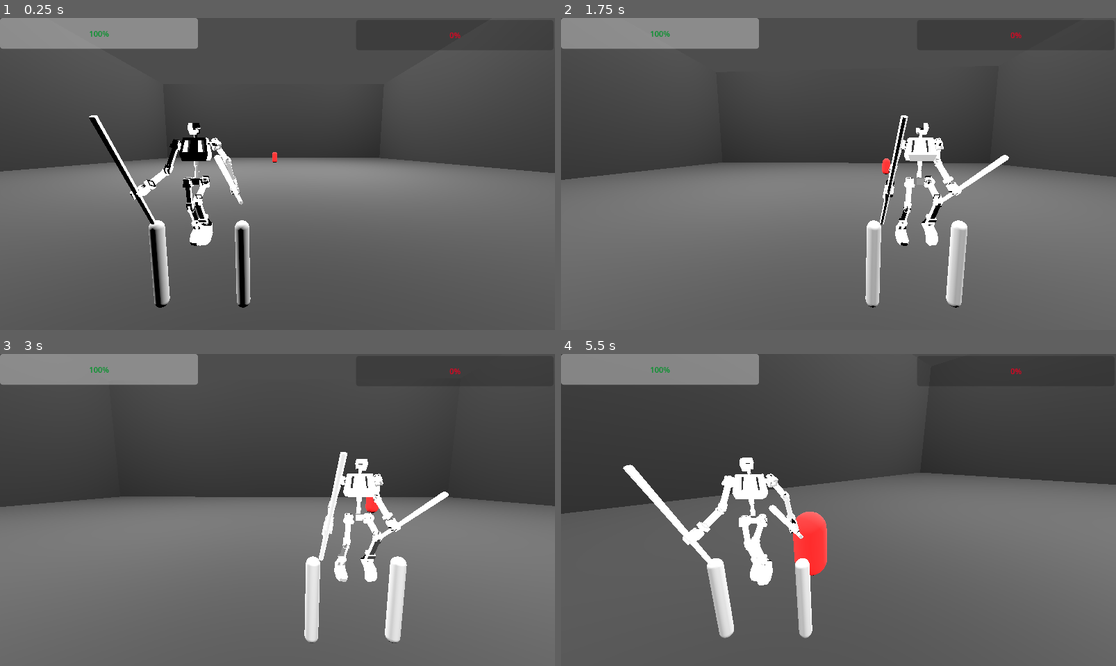
Above: before the commit, frames 1-4 (two rows, left to right).
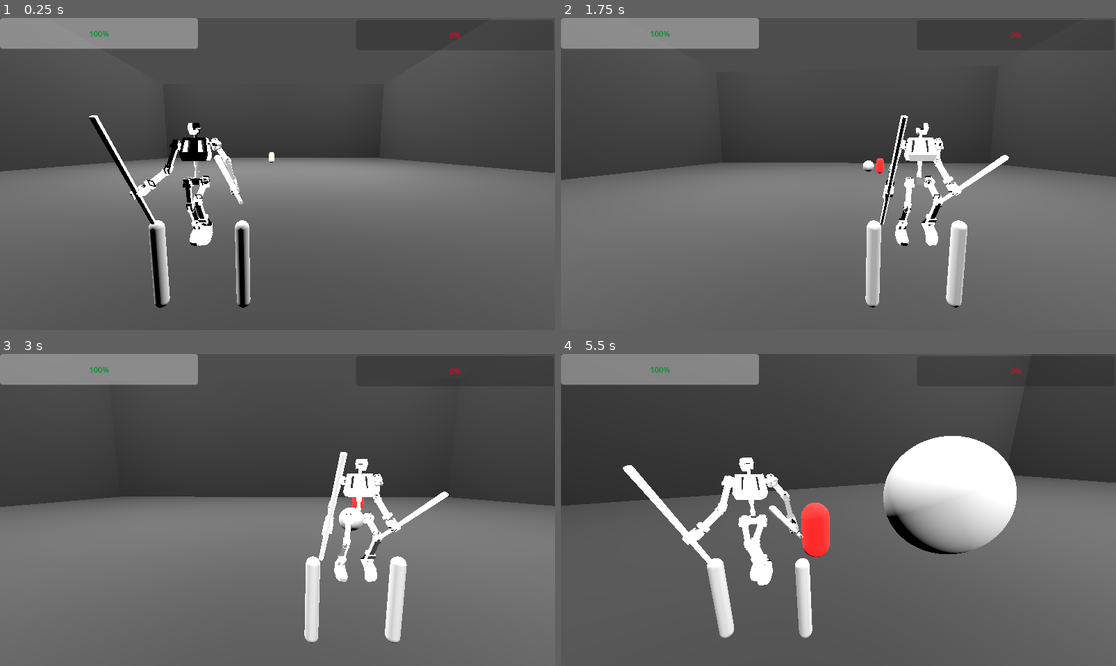
Above: after the commit, the same moments.

Repository: SKeppinger/brickbot-beatdown
Game: Godot game, scene res://demo/demo_arena.tscn
The game is run twice, just before and just after one commit, with the same random seed, the same clock (stepped at 60 frames per second) and the same inputs.
Inputs (mouse positions are in pixels of both pictures, inside the frame that each line leads up to):
- Up to frame 1 (0.25 s): no input
- Up to frame 2 (1.75 s): move the mouse to (866, 174) at 0.52 s; hold W (move_forward) from 0.53 s (still down); tap X (change_shoulder) at 0.6 s; tap Space (jump) at 0.77, 1.52 s; move the mouse to (810, 174) at 1.27 s; click (810, 174) at 1.35 s
- Up to frame 3 (3 s): keep holding W (move_forward); move the mouse to (288, 503) at 2.02 s; hold Right mouse button (right_ability) 2.03-2.78 s; move the mouse to (271, 516) at 2.77 s; tap Shift (special_ability) at 2.85 s
- Up to frame 4 (5.5 s): keep holding W (move_forward); tap Space (jump) at 3.02, 3.77, 4.52 s; move the mouse to (877, 513) at 3.52 s; hold Ctrl (sprint) 3.53-4.28 s; move the mouse to (794, 506) at 4.27 s; tap C (target_lock) at 4.35 s; move the mouse to (844, 510) at 5.02 s; tap X (change_shoulder) at 5.1 s

The runs differ from the first frame. In frame 1, less than 0.1% of the frame differs, in the area x 48-50%, y 42-47%; in frame 2, 0.2%; in frame 3, 0.3%; in frame 4, 8.4%, in the area x 0-100%, y 26-92%.

Commit message:
They shoot now
the enemy shoots at you

Diff:
--- a/demo/demo_arena.tscn
+++ b/demo/demo_arena.tscn
@@ -4,6 +4,7 @@
 [ext_resource type="PackedScene" uid="uid://c3q74ciu2y4rc" path="res://demo/Interface/interface.tscn" id="1_igoa8"]
 [ext_resource type="PackedScene" uid="uid://bwi5vwavkqhot" path="res://demo/enemy.tscn" id="2_igoa8"]
 [ext_resource type="Script" uid="uid://cfwda0euuja1g" path="res://demo/player_health.gd" id="2_mj8rb"]
+[ext_resource type="PackedScene" uid="uid://bhb5nn2c51h61" path="res://demo/demo_enemy_projectile.tscn" id="5_apafh"]
 
 [sub_resource type="Theme" id="Theme_apafh"]
 
@@ -170,3 +171,4 @@
 [node name="Enemy" parent="." unique_id=783461347 node_paths=PackedStringArray("player") instance=ExtResource("2_igoa8")]
 transform = Transform3D(1, 0, 0, 0, 1, 0, 0, 0, 1, 0, 1.2, -10)
 player = NodePath("../Player")
+projectile = ExtResource("5_apafh")
--- a/demo/demo_enemy.gd
+++ b/demo/demo_enemy.gd
@@ -3,24 +3,32 @@
 
 @onready var normal_mesh = $NormalMesh
 @onready var hurt_mesh = $HurtMesh
-
+#this means every enemy requires player to be assigned in the editor, find a better solution
 @export var player: Player
 @export var max_hp = 10
+@export var projectile: PackedScene
+
+
 
 const SPEED = 2.5
 const GRAVITY = -30.0
 const HURT_DURATION = 0.25
+#I have COPIED this code and I DO NOT understand it.
+## The pivot for rotation
+@onready var pivot = $Pivot
+## The projectile spawn point
+@onready var proj_spawn = $Pivot/ProjectileSpawn
 
 var direction = Vector3(0, 0, 0)
 var hp = max_hp
-
 var dir_duration = 0.0
 var dir_change_timer = 0.0
 var is_hurt = false
 var hurt_timer = 0.0
-var health = 100
 var desired_range = "close"
 var target_position = Vector3.ZERO
+var attack_cooldown = 1.0
+var attack_timer = attack_cooldown
 
 func _process(delta):
 	#Current desired behaviors: Pick between wanting to be close or far, then attempt to move to that range. Recheck and change every 15? sec
@@ -38,8 +46,11 @@
 		print(desired_range)
 	else:
 		dir_change_timer -= delta
-
-
+	if attack_timer <= 0:
+		attack()
+		attack_timer = attack_cooldown
+	else:
+		attack_timer -= delta
 	#if dir_change_timer <= 0.0:
 		#dir_duration = randf_range(0.5, 3.0)
 		#dir_change_timer = dir_duration
@@ -80,3 +91,12 @@
 		normal_mesh.visible = false
 		is_hurt = true
 		hurt_timer = HURT_DURATION
+
+#attack function, called whenever cooldown hits 0
+func attack():
+	var proj = projectile.instantiate()
+	proj.direction = position.direction_to(player.position)
+	#what does this do? did i do this right? we just dont know
+	proj.source = Reference.Source.Enemy
+	get_tree().root.add_child(proj)
+	proj.global_position = position
--- /dev/null
+++ b/demo/demo_enemy_projectile.tscn
@@ -0,0 +1,20 @@
+[gd_scene format=3 uid="uid://bhb5nn2c51h61"]
+
+[ext_resource type="Script" uid="uid://11d7lp206w2v" path="res://attachments/projectile.gd" id="1_p6js5"]
+
+[sub_resource type="SphereShape3D" id="SphereShape3D_b2qwp"]
+
+[sub_resource type="SphereMesh" id="SphereMesh_t2c0f"]
+
+[node name="demo_enemy_projectile" type="StaticBody3D" unique_id=1462585374]
+script = ExtResource("1_p6js5")
+lifetime = 5.0
+speed = 10.0
+metadata/_custom_type_script = "uid://11d7lp206w2v"
+
+[node name="CollisionShape3D" type="CollisionShape3D" parent="." unique_id=268207585]
+shape = SubResource("SphereShape3D_b2qwp")
+
+[node name="MeshInstance3D" type="MeshInstance3D" parent="." unique_id=617234909]
+mesh = SubResource("SphereMesh_t2c0f")
+skeleton = NodePath("../CollisionShape3D")
--- a/demo/enemy.tscn
+++ b/demo/enemy.tscn
@@ -1,6 +1,7 @@
 [gd_scene format=3 uid="uid://bwi5vwavkqhot"]
 
 [ext_resource type="Script" uid="uid://cp3ojsmv7olaf" path="res://demo/demo_enemy.gd" id="1_xm18p"]
+[ext_resource type="PackedScene" uid="uid://bhb5nn2c51h61" path="res://demo/demo_enemy_projectile.tscn" id="2_4us2m"]
 
 [sub_resource type="CapsuleShape3D" id="CapsuleShape3D_h17gs"]
 
@@ -30,3 +31,7 @@
 [node name="HurtMesh" type="MeshInstance3D" parent="." unique_id=2091913855]
 visible = false
 mesh = SubResource("CapsuleMesh_wtyih")
+
+[node name="Weapon" type="Node3D" parent="." unique_id=1936467027]
+
+[node name="demo_enemy_projectile" parent="Weapon" unique_id=1462585374 instance=ExtResource("2_4us2m")]
--- /dev/null
+++ b/enemybulletshader.gdshader
@@ -0,0 +1,14 @@
+shader_type spatial;
+
+void vertex() {
+	// Called for every vertex the material is visible on.
+}
+
+void fragment() {
+	// Called for every pixel the material is visible on.
+}
+
+//void light() {
+//	// Called for every pixel for every light affecting the material.
+//	// Uncomment to replace the default light processing function with this one.
+//}
Not shown, added: enemybulletshader.gdshader.uid
